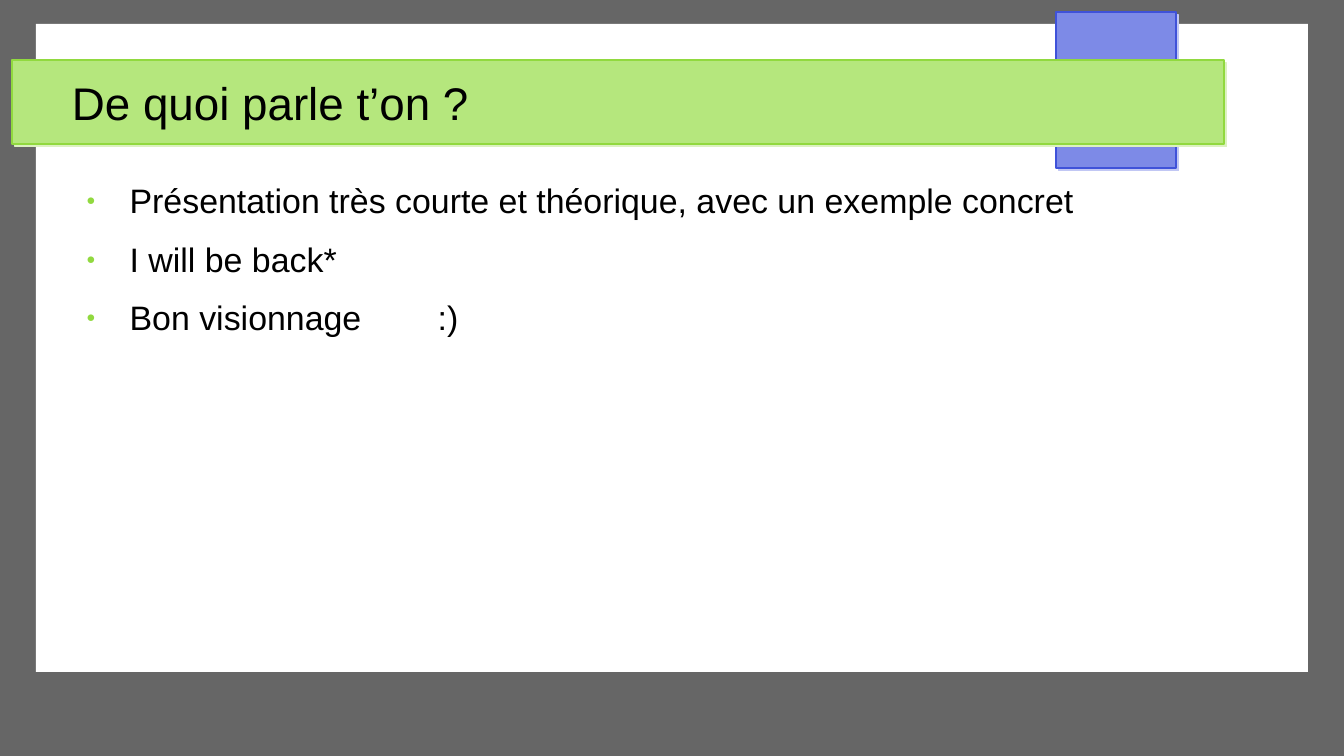
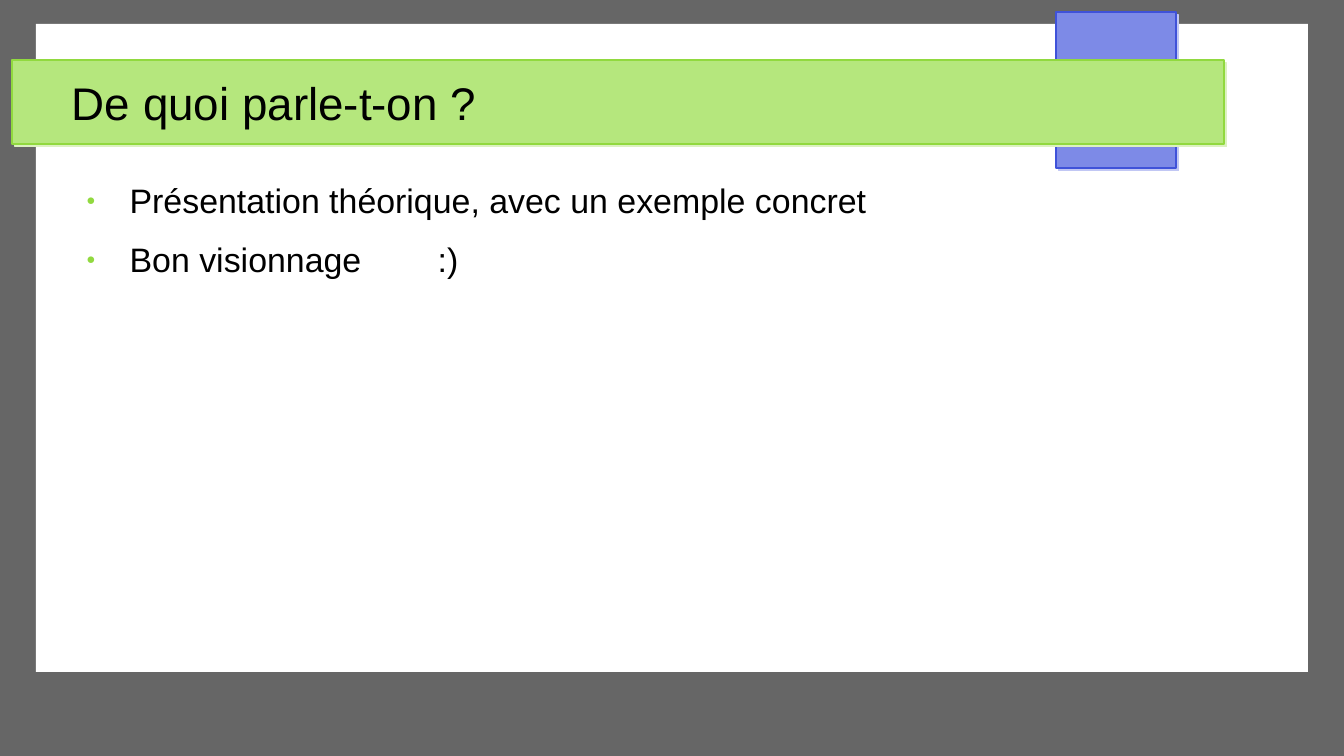
Before and after one commit to Akipe/abc_2105, a slide deck: slide 2 of other/presentations/securite_app_web/presentation_securite_app_web_v2.odp. Drawn at 1344x756 pixels with LibreOffice and Linux fonts; fonts in the diff are those of the drawing. Boxes give left, top, right and bottom in pixels: in the first picture for what was removed or moved away, otherwise in the second. Text is boxed around its words. In the diff, an @@ line names an element or a change of style, - is before the commit and + after.

```diff
--- a/other/presentations/securite_app_web/presentation_securite_app_web_v2.odp
+++ b/other/presentations/securite_app_web/presentation_securite_app_web_v2.odp
@@ title at <box>72,87,438,129</box>: text changed @@
-De quoi parle t’on ?
+De quoi parle-t-on ?
@@ text at <box>130,188,866,220</box>: text changed @@
-● Présentation très courte et théorique, avec un exemple concret
-● I will be back*
+● Présentation théorique, avec un exemple concret
```
Also in this commit, not shown: 13 other slides changed, 2 slides added, 4 slides removed, 4 other files.
